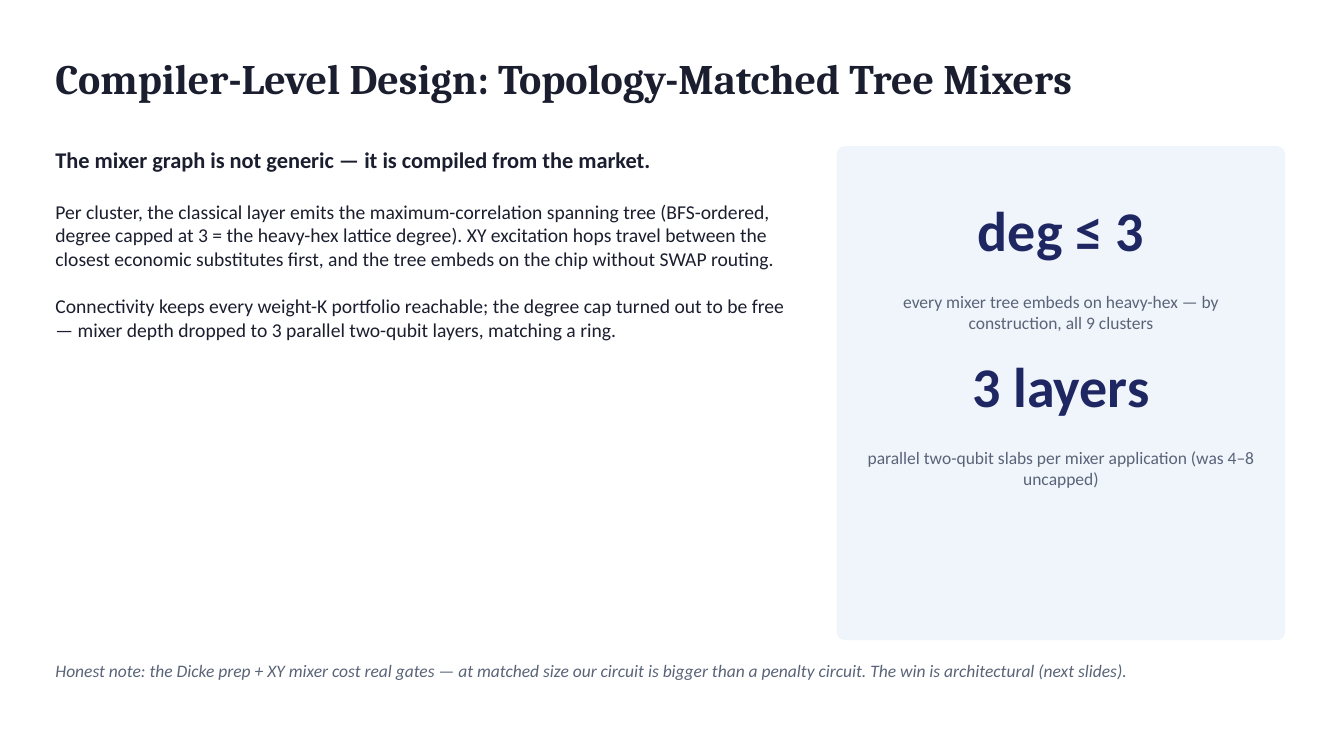
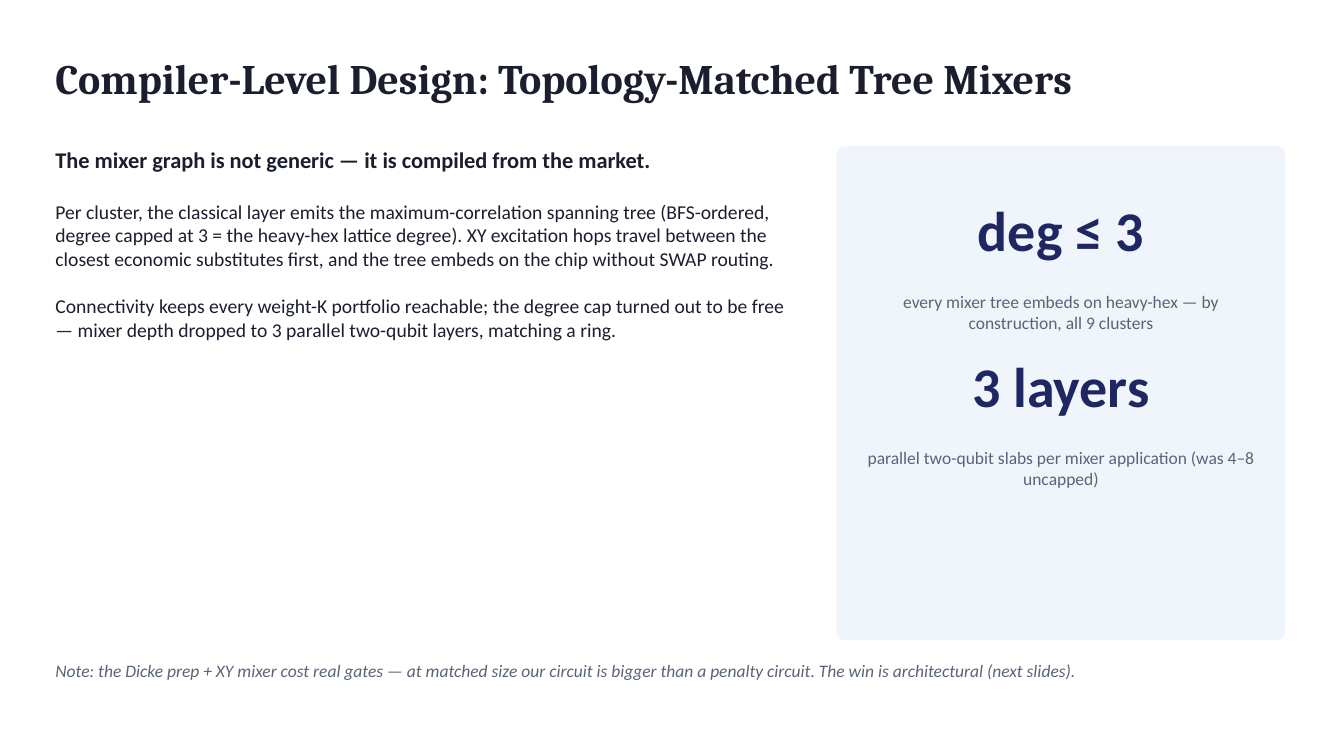
Before and after one commit to hastikacheddy/wiser-vanguard-quantum, a slide deck: slide 5 of presentation/WISER_Vanguard_OMEGA.pptx. Drawn at 1344x756 pixels with LibreOffice and Linux fonts; fonts in the diff are those of the drawing. Boxes give left, top, right and bottom in pixels: in the first picture for what was removed or moved away, otherwise in the second. Text is boxed around its words. In the diff, an @@ line names an element or a change of style, - is before the commit and + after.

```diff
--- a/presentation/WISER_Vanguard_OMEGA.pptx
+++ b/presentation/WISER_Vanguard_OMEGA.pptx
@@ text at box(55, 664, 1076, 680): text changed @@
-Honest note: the Dicke prep + XY mixer cost real gates — at matched size our circuit is bigger than a penalty circuit. The win is architectural (next slides).
+Note: the Dicke prep + XY mixer cost real gates — at matched size our circuit is bigger than a penalty circuit. The win is architectural (next slides).
```
Also in this commit, not shown: 5 other slides changed, 1 other file.
